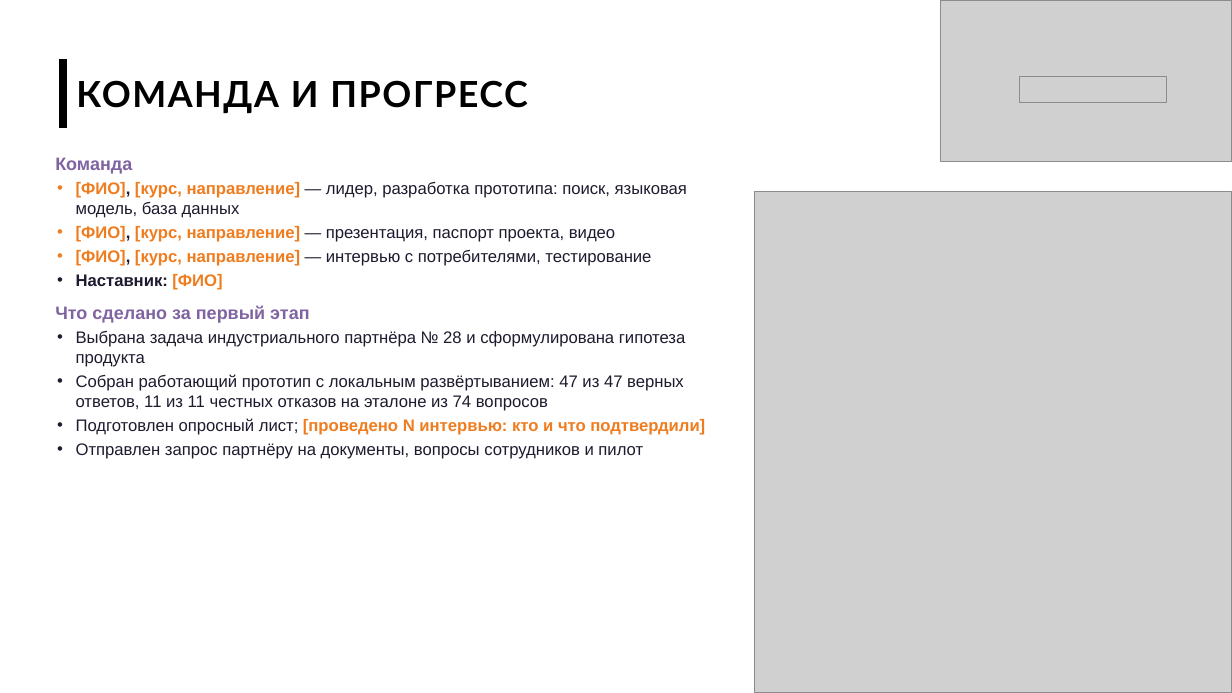
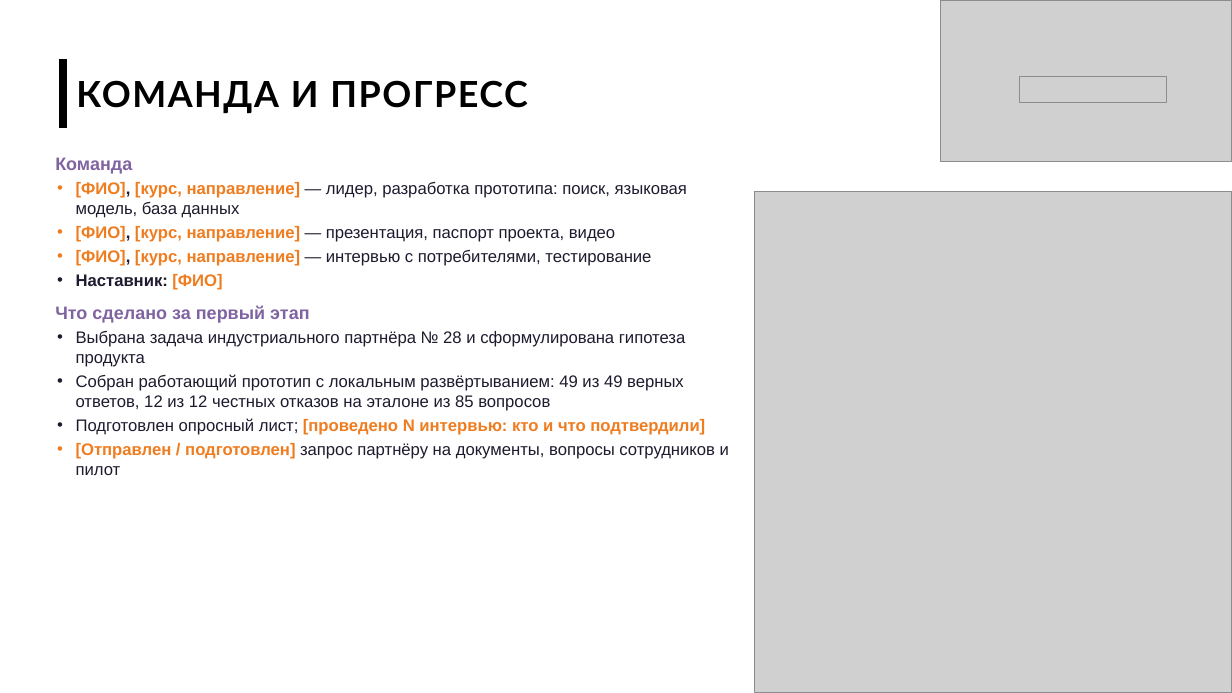
Before and after one commit to imaO0O/acselerator, a slide deck: slide 7 of docs/slides/prezentatsiya_chernovik.pptx. Drawn at 1232x693 pixels with LibreOffice and Linux fonts; fonts in the diff are those of the drawing; grey boxes stand for pictures; background and template pictures are left out. Boxes give left, top, right and bottom in pixels: in the first picture for what was removed or moved away, otherwise in the second. Text is boxed around its words. In the diff, an @@ line names an element or a change of style, - is before the commit and + after.

Commit message:
Пробелы в документации закрываются сами; итоговые прогоны этапа 6
- тема без ответа уходит в «Закрытые пробелы», когда агент начинает на неё отвечать под той же ролью;
  столбец «Ответ есть для ролей» — когда дело в правах доступа, а не в документах
- эталон: сдвиг дат учётной базы считается после каждого ответа (прогон через полночь)
- прогоны: эталон 85 из 85 в трёх режимах (1,2 / 2,3 / 4,4 с), вопросы «с ходу» 38 из 38, повтор без расхождений
- переснятые кадры 09–11, слайд архитектуры, задачи команды

```diff
--- a/docs/slides/prezentatsiya_chernovik.pptx
+++ b/docs/slides/prezentatsiya_chernovik.pptx
@@ text at [76, 374, 684, 411]: text changed @@
-• Собран работающий прототип с локальным развёртыванием: 47 из 47 верных ответов, 11 из 11 честных отказов на эталоне из 74 вопросов
+• Собран работающий прототип с локальным развёртыванием: 49 из 49 верных ответов, 12 из 12 честных отказов на эталоне из 85 вопросов
@@ text at [76, 443, 729, 475]: text changed @@
-• Отправлен запрос партнёру на документы, вопросы сотрудников и пилот
+• [Отправлен / подготовлен] запрос партнёру на документы, вопросы сотрудников и пилот
```
Also in this commit, not shown: 6 other slides changed, 26 other files.
